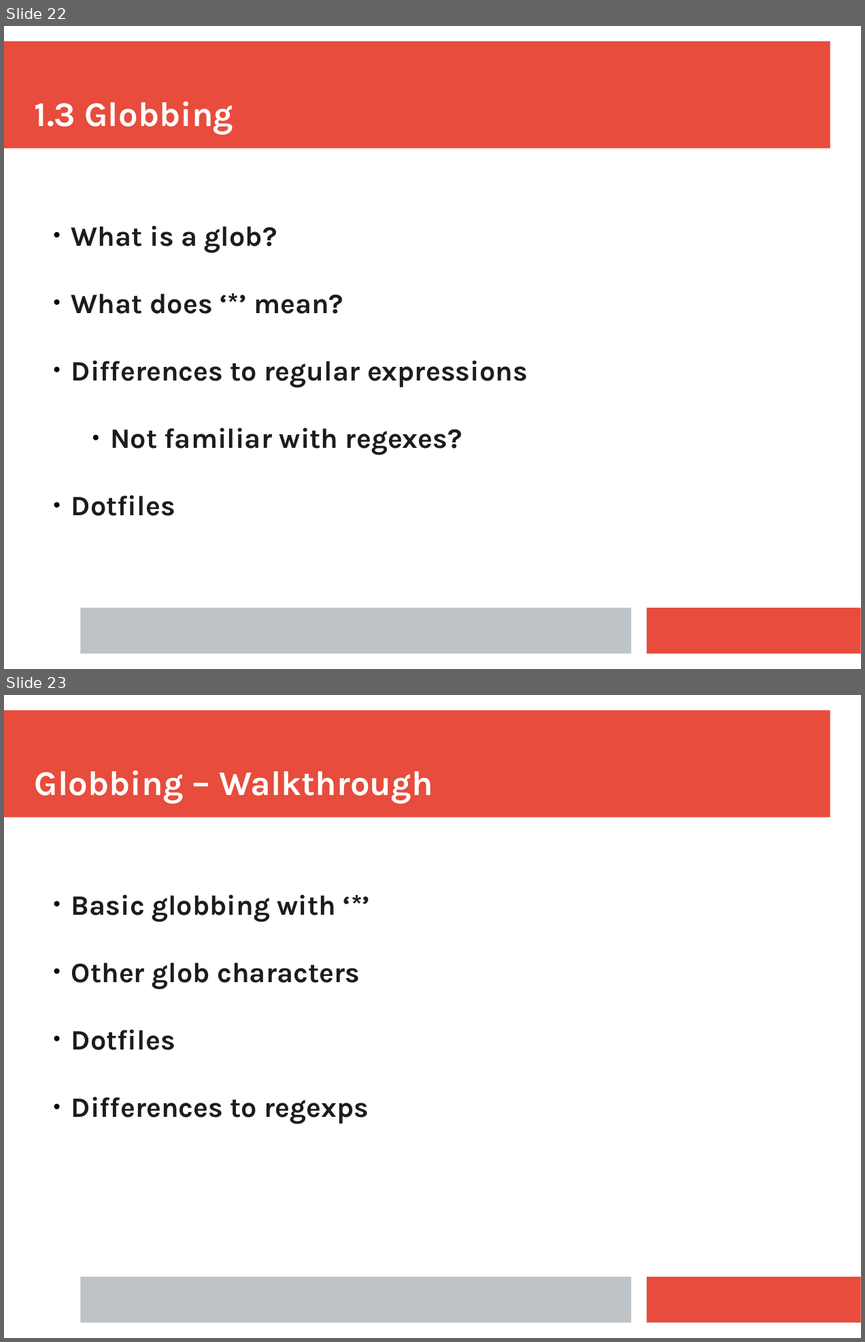
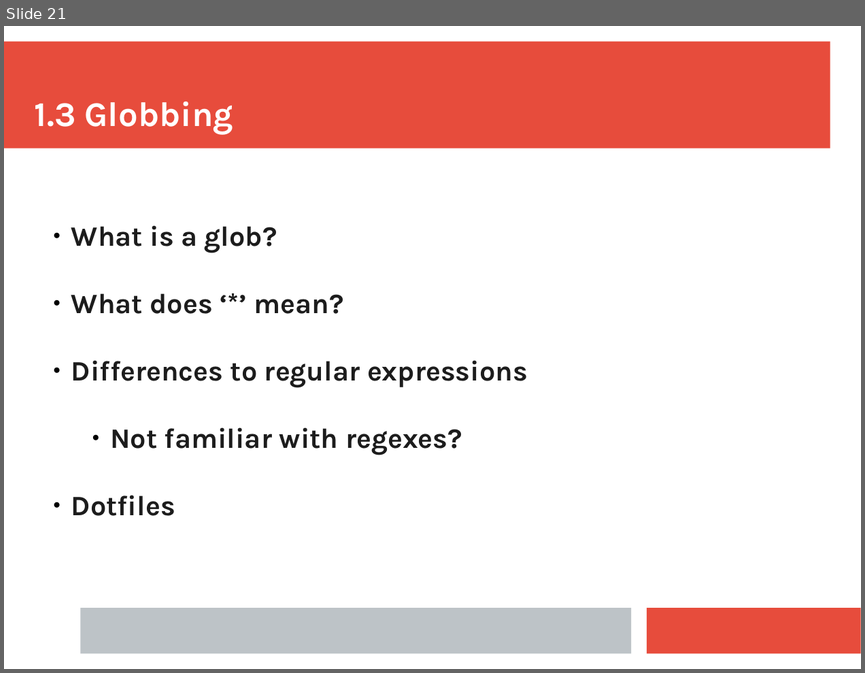
Before and after one commit to ianmiell/introduction-to-bash, a slide deck: slides/introduction_to_bash.pptx. Shown one above the other, each under a label of ours: slides 22 and 23 before the commit, slide 21 after it. The pictures are 865x1342 and 865x673 pixels, drawn with LibreOffice and Linux fonts; fonts in the diff are those of the drawing. Boxes give left, top, right and bottom in pixels: in the first picture for what was removed or moved away, otherwise in the second. Text is boxed around its words. In the diff, an @@ line names an element or a change of style, - is before the commit and + after.

```diff
--- a/slides/introduction_to_bash.pptx
+++ b/slides/introduction_to_bash.pptx
@@ slide 23 removed at <box>4,695,861,1338</box>, background #FFFFFF; not listed: 3 template elements that a slide beside it also shows @@
@@ text removed at <box>35,770,433,803</box> @@
-Globbing – Walkthrough
@@ text removed at <box>71,894,369,1123</box> @@
-  ● Basic globbing with ‘*’
-  ● Other glob characters
-  ● Dotfiles
-  ● Differences to regexps
@@ what was slide 22 is now slide 21 @@
```
Also in this commit, not shown: 5 slides changed, 3 slides added, 1 other slide removed, 1 other file.
